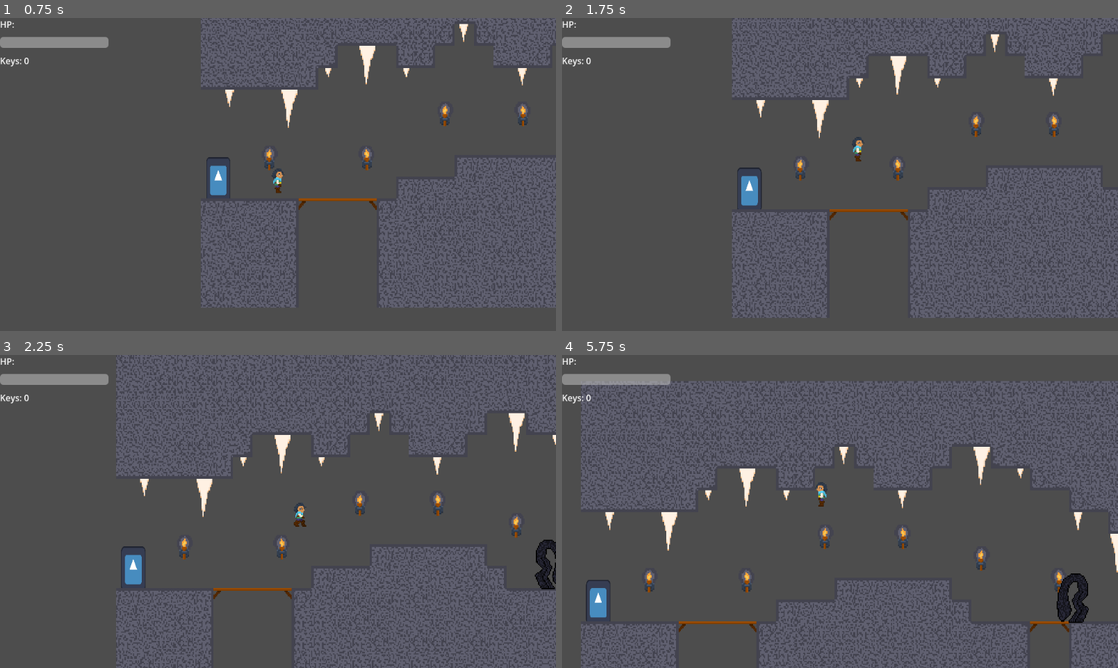
Above: before the commit, frames 1-4 (two rows, left to right).
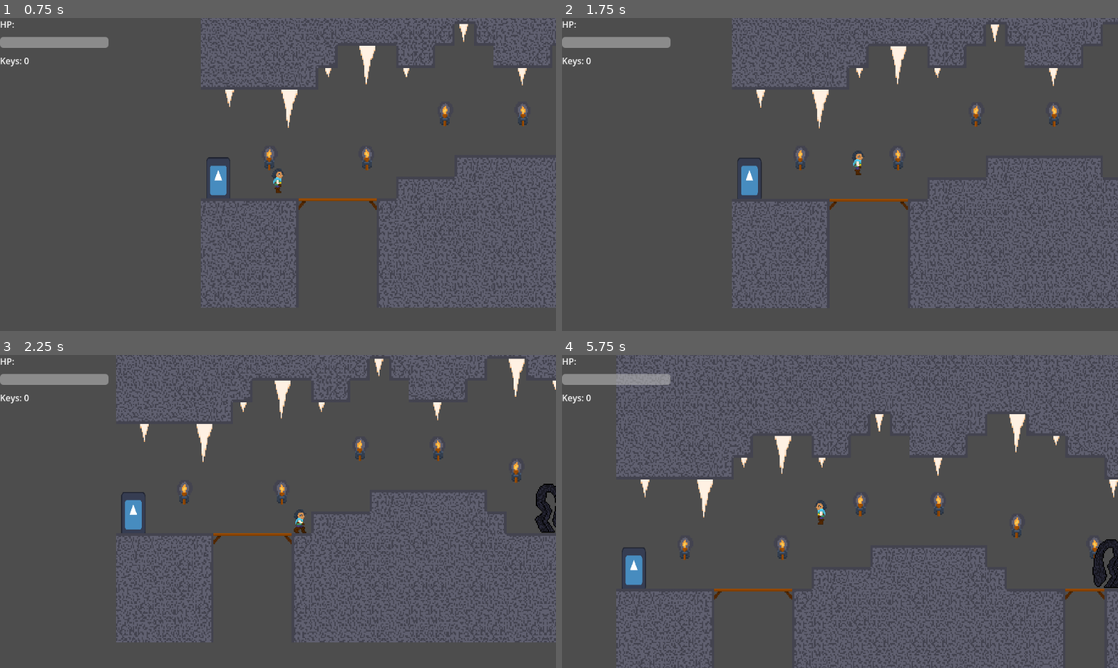
Above: after the commit, the same moments.

Repository: skullmbones/Comp-Graphics
Game: Godot game, scene res://menu.tscn
Two runs of this game, one before a commit and one after it. Both use one fixed random seed, a clock stepped at 60 frames per second and the inputs below. The engine's default icon, where the game draws it, is replaced by a stand-in: a white triangle on a blue panel in a dark square.
Inputs (mouse positions are in pixels of both pictures, inside the frame that each line leads up to):
- Up to frame 1 (0.75 s): click (161, 277) at 0.5 s
- Up to frame 2 (1.75 s): move the mouse to (962, 158) at 1.27 s; hold D (move_right) from 1.28 s (still down); click (962, 158) at 1.35 s; tap Space (move_jump) at 1.52 s
- Up to frame 3 (2.25 s): keep holding D (move_right); move the mouse to (166, 527) at 2.02 s; tap Shift (Sprint) at 2.1 s
- Up to frame 4 (5.75 s): tap Space (move_jump) at 2.27, 3.77, 4.52, 5.27 s; move the mouse to (895, 442) at 2.77 s; release D (move_right) at 2.78 s; hold A (move_left) 2.78-3.53 s; click (895, 442) at 2.85 s; move the mouse to (812, 574) at 3.52 s; hold D (move_right) 3.53-5.03 s; tap Shift (Sprint) at 3.6, 5.1 s; move the mouse to (1006, 558) at 4.27 s; click (1006, 558) at 4.35 s; move the mouse to (673, 464) at 5.02 s; hold A (move_left) from 5.03 s (still down)

Frame 1 is identical in both runs. In frame 2, 14% of the frame differs, in the area x 30-100%, y 0-96%; in frame 3, 28%; in frame 4, 32%, in the area x 3-100%, y 0-100%.

Commit message:
fixed collision (sort of)
player can no longer jump high enough to land on top of upside downer, so no more collision issue

Diff:
--- a/NPCs/Player/player.tscn
+++ b/NPCs/Player/player.tscn
@@ -109,7 +109,12 @@
 height = 16.0
 
 [node name="Player" type="CharacterBody2D" unique_id=1812544709 groups=["player"]]
+collision_layer = 3
+collision_mask = 5
+floor_snap_length = 0.0
+safe_margin = 0.001
 script = ExtResource("1_onrkg")
+jump_velocity = -300
 metadata/_edit_horizontal_guides_ = [-4.0]
 metadata/_edit_group_ = true
 
@@ -121,12 +126,14 @@
 animation = &"sprint"
 
 [node name="CollisionShape2D" type="CollisionShape2D" parent="." unique_id=340098153]
+light_mask = 2
+visibility_layer = 3
 scale = Vector2(1, 0.9599999)
 shape = SubResource("CapsuleShape2D_i3pqv")
 
 [node name="Hurtbox" type="Area2D" parent="." unique_id=151672772 groups=["player"]]
 collision_layer = 2
-collision_mask = 2
+collision_mask = 7
 monitorable = false
 
 [node name="CollisionShape2D" type="CollisionShape2D" parent="Hurtbox" unique_id=1148266349]
--- a/NPCs/UpsiderDowner/UpsideDowner.tscn
+++ b/NPCs/UpsiderDowner/UpsideDowner.tscn
@@ -247,7 +247,12 @@
 [sub_resource type="RectangleShape2D" id="RectangleShape2D_7pjuf"]
 
 [node name="UpsideDowner" type="CharacterBody2D" unique_id=1213987661]
+collision_layer = 4
+collision_mask = 3
+floor_snap_length = 0.0
+safe_margin = 0.001
 script = ExtResource("1_buoac")
+attack_frame = 26
 
 [node name="AnimatedSprite2D" type="AnimatedSprite2D" parent="." unique_id=942139351]
 texture_filter = 1
@@ -257,7 +262,7 @@
 animation = &"walk"
 
 [node name="CollisionShape2D" type="CollisionShape2D" parent="." unique_id=184542906]
-position = Vector2(0, -1)
+position = Vector2(0, 1.0000002)
 scale = Vector2(1.9999993, 1.9599999)
 shape = SubResource("CapsuleShape2D_aovd8")
 
@@ -272,6 +277,8 @@
 target_position = Vector2(16, 0)
 
 [node name="vision" type="Area2D" parent="." unique_id=605812668]
+light_mask = 4
+visibility_layer = 3
 position = Vector2(0, -1)
 scale = Vector2(1, 1.9599999)
 
--- a/NPCs/UpsiderDowner/upside_downer.gd
+++ b/NPCs/UpsiderDowner/upside_downer.gd
@@ -232,7 +232,9 @@
 
 func take_damage(amount) -> void:
 	health -= amount
-	print(health)
+	$AnimatedSprite2D.modulate = Color(1, 0, 0)
+	await get_tree().create_timer(0.5).timeout
+	$AnimatedSprite2D.modulate = Color(1, 1, 1)
 
 	if health <= 0:
 		queue_free()
